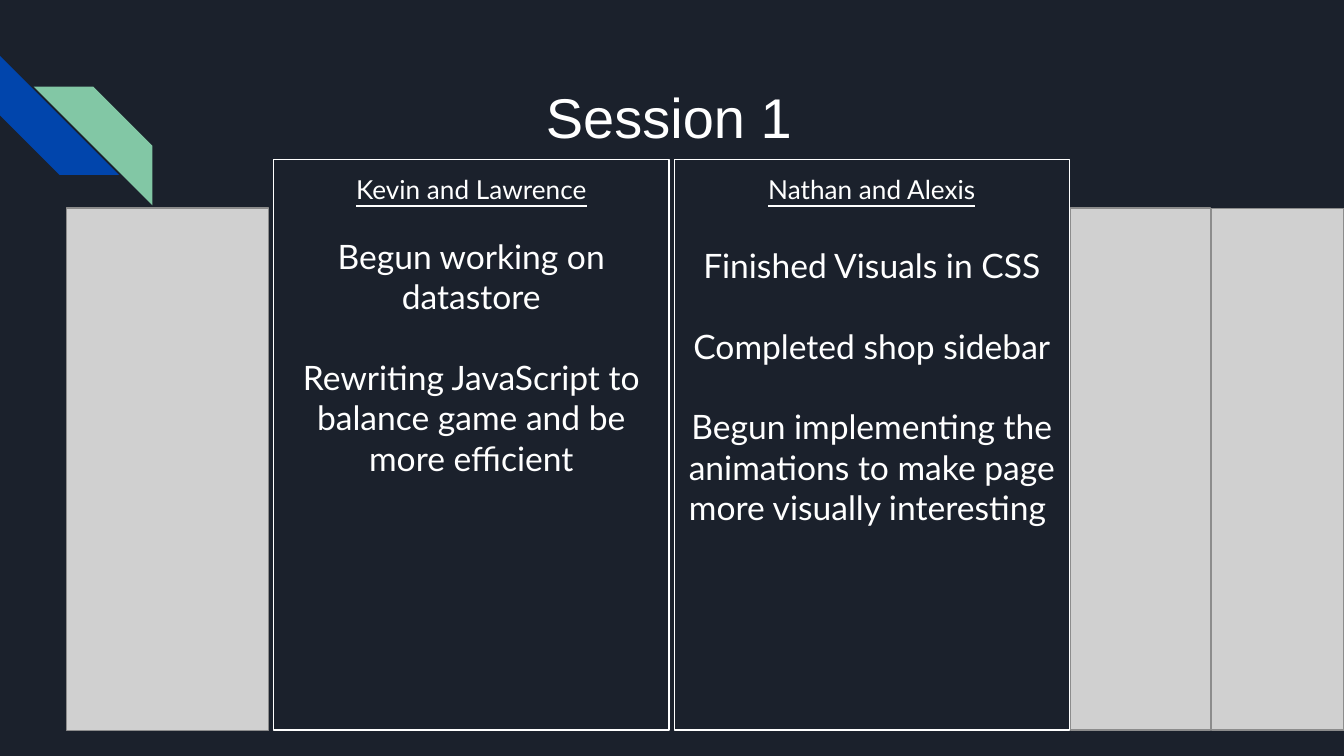
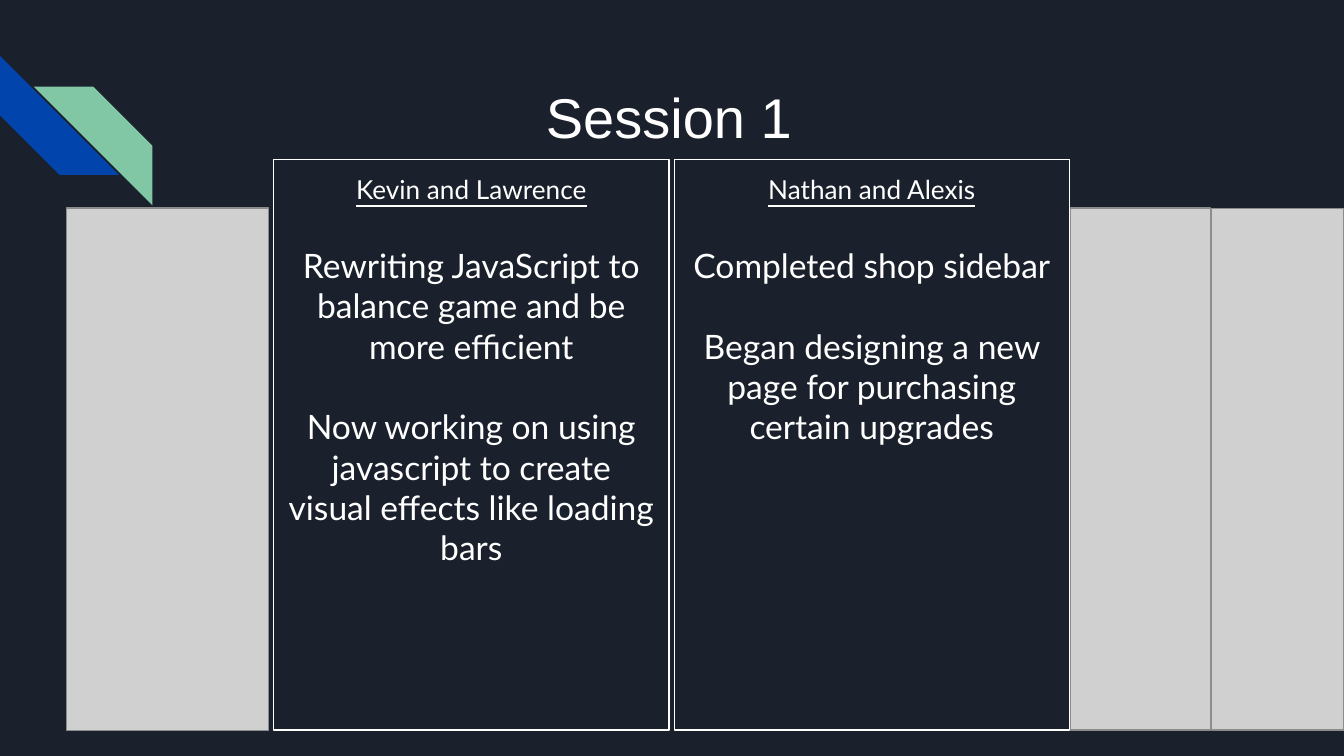
Before and after one commit to lawrence1203/CSSI2019-Team6-Bitcoin-Clicker, a slide deck: slide 2 of Documentation/Day3Progress.pptx. Drawn at 1344x756 pixels with LibreOffice and Linux fonts; fonts in the diff are those of the drawing; grey boxes stand for pictures. Boxes give left, top, right and bottom in pixels: in the first picture for what was removed or moved away, otherwise in the second. Text is boxed around its words. In the diff, an @@ line names an element or a change of style, - is before the commit and + after.

```diff
--- a/Documentation/Day3Progress.pptx
+++ b/Documentation/Day3Progress.pptx
@@ text in rectangle at bbox=[338, 244, 605, 310]: paragraph removed @@
-Begun working on datastore
@@ text in rectangle at bbox=[703, 253, 1040, 279]: paragraph removed @@
-Finished Visuals in CSS
@@ text in rectangle at bbox=[704, 334, 1041, 445]: text changed @@
-Begun implementing the animations to make page more visually interesting
+Began designing a new page for purchasing certain upgrades
@@ text in rectangle at bbox=[289, 414, 654, 561]: paragraph added @@
+Now working on using javascript to create visual effects like loading bars
```
Also in this commit, not shown: 2 other files.
